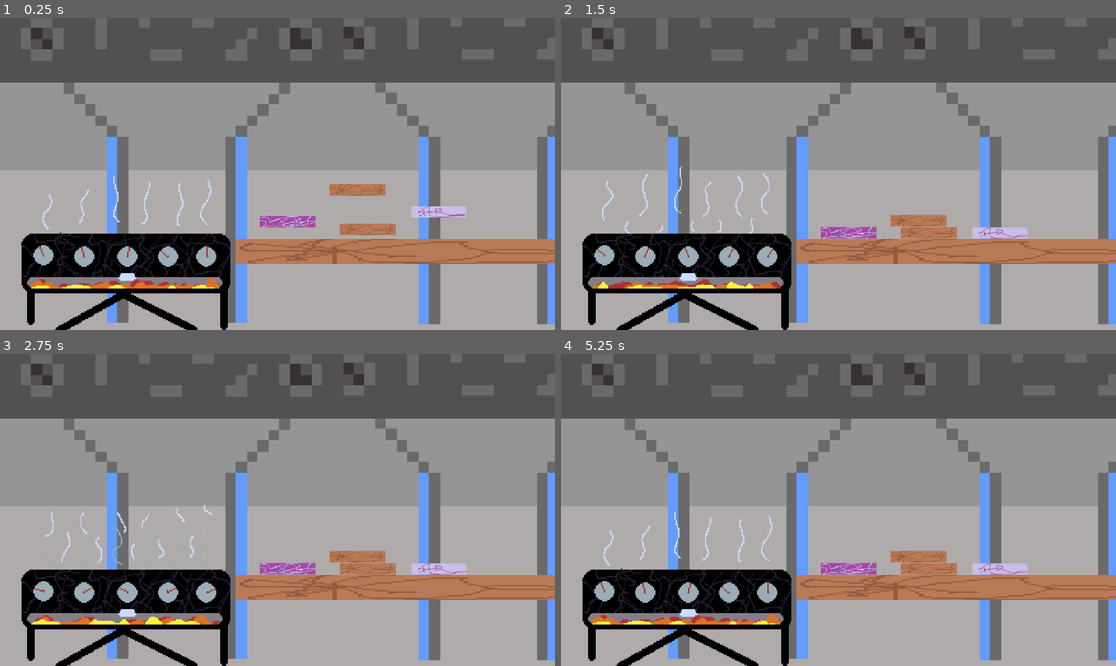
Above: before the commit, frames 1-4 (two rows, left to right).
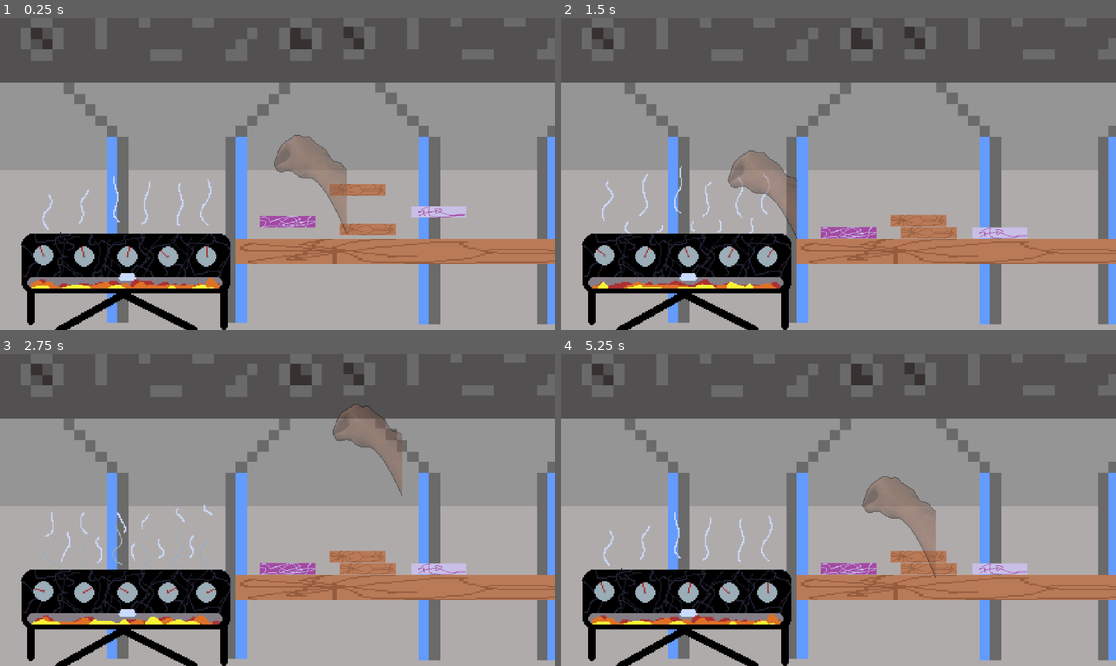
Above: after the commit, the same moments.

Repository: lganic/IEEE-GameJam-2026
Game: Godot game, scene res://scenes/grillscene.tscn
Same seed, same stepped clock (60 frames per second), same inputs: the game is played once before the commit and once after it. This scene is started directly instead of the project's main scene.
Inputs (mouse positions are in pixels of both pictures, inside the frame that each line leads up to):
- Up to frame 1 (0.25 s): no input
- Up to frame 2 (1.5 s): move the mouse to (960, 158) at 0.52 s; click (960, 158) at 0.67 s; move the mouse to (727, 189) at 1.27 s; click (727, 189) at 1.42 s
- Up to frame 3 (2.75 s): move the mouse to (333, 441) at 2.02 s; click (333, 441) at 2.17 s
- Up to frame 4 (5.25 s): move the mouse to (810, 572) at 2.77 s; click (810, 572) at 2.92 s; move the mouse to (1005, 556) at 3.52 s; click (1005, 556) at 3.67 s; move the mouse to (672, 463) at 4.27 s; click (672, 463) at 4.42 s; move the mouse to (866, 510) at 5.02 s; click (866, 510) at 5.17 s

The runs differ from the first frame. In frame 1, 1.5% of the frame differs, in the area x 49-63%, y 37-70%; in frame 2, 1.3%; in frame 3, 1.3%; in frame 4, 1.7%, in the area x 54-68%, y 39-72%.

Commit message:
added rotoscope hand

Diff:
--- /dev/null
+++ b/scenes/HandCursor.tscn
@@ -0,0 +1,668 @@
+[gd_scene format=3 uid="uid://bh0pugqh2rrqt"]
+
+[ext_resource type="Script" uid="uid://cr8djpckoq2ka" path="res://scripts/hand_cursor.gd" id="1_snb2a"]
+[ext_resource type="Texture2D" uid="uid://cxq4gkhk6elmy" path="res://assets/grab_sprite_sheet.png" id="2_tk6h7"]
+[ext_resource type="Texture2D" uid="uid://bskb3n1jhuneh" path="res://assets/spatch_idle (1).png" id="3_tk6h7"]
+[ext_resource type="Texture2D" uid="uid://dno08ulq6l2ni" path="res://assets/spatch_going (1).png" id="4_fi3rh"]
+
+[sub_resource type="AtlasTexture" id="AtlasTexture_ske1j"]
+atlas = ExtResource("2_tk6h7")
+region = Rect2(3300, 0, 150, 266)
+
+[sub_resource type="AtlasTexture" id="AtlasTexture_0d2g8"]
+atlas = ExtResource("2_tk6h7")
+region = Rect2(3450, 0, 150, 266)
+
+[sub_resource type="AtlasTexture" id="AtlasTexture_y5bny"]
+atlas = ExtResource("2_tk6h7")
+region = Rect2(3600, 0, 150, 266)
+
+[sub_resource type="AtlasTexture" id="AtlasTexture_ewykw"]
+atlas = ExtResource("2_tk6h7")
+region = Rect2(3750, 0, 150, 266)
+
+[sub_resource type="AtlasTexture" id="AtlasTexture_1ytdq"]
+atlas = ExtResource("2_tk6h7")
+region = Rect2(3900, 0, 150, 266)
+
+[sub_resource type="AtlasTexture" id="AtlasTexture_28707"]
+atlas = ExtResource("2_tk6h7")
+region = Rect2(4050, 0, 150, 266)
+
+[sub_resource type="AtlasTexture" id="AtlasTexture_gpnov"]
+atlas = ExtResource("2_tk6h7")
+region = Rect2(4200, 0, 150, 266)
+
+[sub_resource type="AtlasTexture" id="AtlasTexture_1cavh"]
+atlas = ExtResource("2_tk6h7")
+region = Rect2(4350, 0, 150, 266)
+
+[sub_resource type="AtlasTexture" id="AtlasTexture_tf7v0"]
+atlas = ExtResource("2_tk6h7")
+region = Rect2(4500, 0, 150, 266)
+
+[sub_resource type="AtlasTexture" id="AtlasTexture_j1af6"]
+atlas = ExtResource("2_tk6h7")
+region = Rect2(4650, 0, 150, 266)
+
+[sub_resource type="AtlasTexture" id="AtlasTexture_0fpeu"]
+atlas = ExtResource("2_tk6h7")
+region = Rect2(4800, 0, 150, 266)
+
+[sub_resource type="AtlasTexture" id="AtlasTexture_n01he"]
+atlas = ExtResource("2_tk6h7")
+region = Rect2(4950, 0, 150, 266)
+
+[sub_resource type="AtlasTexture" id="AtlasTexture_7y3rh"]
+atlas = ExtResource("2_tk6h7")
+region = Rect2(5100, 0, 150, 266)
+
+[sub_resource type="AtlasTexture" id="AtlasTexture_vqiom"]
+atlas = ExtResource("2_tk6h7")
+region = Rect2(5250, 0, 150, 266)
+
+[sub_resource type="AtlasTexture" id="AtlasTexture_fhjfx"]
+atlas = ExtResource("2_tk6h7")
+region = Rect2(5400, 0, 150, 266)
+
+[sub_resource type="AtlasTexture" id="AtlasTexture_7r38r"]
+atlas = ExtResource("2_tk6h7")
+region = Rect2(5550, 0, 150, 266)
+
+[sub_resource type="AtlasTexture" id="AtlasTexture_vb4ht"]
+atlas = ExtResource("2_tk6h7")
+region = Rect2(5700, 0, 150, 266)
+
+[sub_resource type="AtlasTexture" id="AtlasTexture_d2kia"]
+atlas = ExtResource("2_tk6h7")
+region = Rect2(5850, 0, 150, 266)
+
+[sub_resource type="AtlasTexture" id="AtlasTexture_5iuuh"]
+atlas = ExtResource("2_tk6h7")
+region = Rect2(6000, 0, 150, 266)
+
+[sub_resource type="AtlasTexture" id="AtlasTexture_jvyqs"]
+atlas = ExtResource("2_tk6h7")
+region = Rect2(6150, 0, 150, 266)
+
+[sub_resource type="AtlasTexture" id="AtlasTexture_lp5g2"]
+atlas = ExtResource("2_tk6h7")
+region = Rect2(6300, 0, 150, 266)
+
+[sub_resource type="AtlasTexture" id="AtlasTexture_fi3rh"]
+atlas = ExtResource("3_tk6h7")
+region = Rect2(0, 0, 120, 213)
+
+[sub_resource type="AtlasTexture" id="AtlasTexture_1ygqb"]
+atlas = ExtResource("3_tk6h7")
+region = Rect2(120, 0, 120, 213)
+
+[sub_resource type="AtlasTexture" id="AtlasTexture_1q36c"]
+atlas = ExtResource("3_tk6h7")
+region = Rect2(240, 0, 120, 213)
+
+[sub_resource type="AtlasTexture" id="AtlasTexture_7b1f7"]
+atlas = ExtResource("3_tk6h7")
+region = Rect2(360, 0, 120, 213)
+
+[sub_resource type="AtlasTexture" id="AtlasTexture_g5wi1"]
+atlas = ExtResource("3_tk6h7")
+region = Rect2(480, 0, 120, 213)
+
+[sub_resource type="AtlasTexture" id="AtlasTexture_0ipyc"]
+atlas = ExtResource("3_tk6h7")
+region = Rect2(600, 0, 120, 213)
+
+[sub_resource type="AtlasTexture" id="AtlasTexture_gd2f1"]
+atlas = ExtResource("3_tk6h7")
+region = Rect2(720, 0, 120, 213)
+
+[sub_resource type="AtlasTexture" id="AtlasTexture_ut5r4"]
+atlas = ExtResource("3_tk6h7")
+region = Rect2(840, 0, 120, 213)
+
+[sub_resource type="AtlasTexture" id="AtlasTexture_ycdra"]
+atlas = ExtResource("3_tk6h7")
+region = Rect2(960, 0, 120, 213)
+
+[sub_resource type="AtlasTexture" id="AtlasTexture_uworu"]
+atlas = ExtResource("3_tk6h7")
+region = Rect2(1080, 0, 120, 213)
+
+[sub_resource type="AtlasTexture" id="AtlasTexture_ut4js"]
+atlas = ExtResource("3_tk6h7")
+region = Rect2(1200, 0, 120, 213)
+
+[sub_resource type="AtlasTexture" id="AtlasTexture_nbbbj"]
+atlas = ExtResource("3_tk6h7")
+region = Rect2(1320, 0, 120, 213)
+
+[sub_resource type="AtlasTexture" id="AtlasTexture_mtixp"]
+atlas = ExtResource("3_tk6h7")
+region = Rect2(1440, 0, 120, 213)
+
+[sub_resource type="AtlasTexture" id="AtlasTexture_tk3lo"]
+atlas = ExtResource("3_tk6h7")
+region = Rect2(1560, 0, 120, 213)
+
+[sub_resource type="AtlasTexture" id="AtlasTexture_kd05n"]
+atlas = ExtResource("3_tk6h7")
+region = Rect2(1680, 0, 120, 213)
+
+[sub_resource type="AtlasTexture" id="AtlasTexture_2vs4i"]
+atlas = ExtResource("3_tk6h7")
+region = Rect2(1800, 0, 120, 213)
+
+[sub_resource type="AtlasTexture" id="AtlasTexture_7ee2x"]
+atlas = ExtResource("3_tk6h7")
+region = Rect2(1920, 0, 120, 213)
+
+[sub_resource type="AtlasTexture" id="AtlasTexture_jfg1s"]
+atlas = ExtResource("3_tk6h7")
+region = Rect2(2040, 0, 120, 213)
+
+[sub_resource type="AtlasTexture" id="AtlasTexture_6233x"]
+atlas = ExtResource("3_tk6h7")
+region = Rect2(2160, 0, 120, 213)
+
+[sub_resource type="AtlasTexture" id="AtlasTexture_k0lki"]
+atlas = ExtResource("4_fi3rh")
+region = Rect2(4440, 0, 120, 213)
+
+[sub_resource type="AtlasTexture" id="AtlasTexture_lorcv"]
+atlas = ExtResource("4_fi3rh")
+region = Rect2(4560, 0, 120, 213)
+
+[sub_resource type="AtlasTexture" id="AtlasTexture_tbw2o"]
+atlas = ExtResource("4_fi3rh")
+region = Rect2(4680, 0, 120, 213)
+
+[sub_resource type="AtlasTexture" id="AtlasTexture_mqt71"]
+atlas = ExtResource("4_fi3rh")
+region = Rect2(4800, 0, 120, 213)
+
+[sub_resource type="AtlasTexture" id="AtlasTexture_ye82y"]
+atlas = ExtResource("4_fi3rh")
+region = Rect2(4920, 0, 120, 213)
+
+[sub_resource type="AtlasTexture" id="AtlasTexture_tkohg"]
+atlas = ExtResource("4_fi3rh")
+region = Rect2(5040, 0, 120, 213)
+
+[sub_resource type="AtlasTexture" id="AtlasTexture_rcp3p"]
+atlas = ExtResource("4_fi3rh")
+region = Rect2(5160, 0, 120, 213)
+
+[sub_resource type="AtlasTexture" id="AtlasTexture_w6t5h"]
+atlas = ExtResource("4_fi3rh")
+region = Rect2(5280, 0, 120, 213)
+
+[sub_resource type="AtlasTexture" id="AtlasTexture_g1ucq"]
+atlas = ExtResource("4_fi3rh")
+region = Rect2(5400, 0, 120, 213)
+
+[sub_resource type="AtlasTexture" id="AtlasTexture_d65fq"]
+atlas = ExtResource("4_fi3rh")
+region = Rect2(5520, 0, 120, 213)
+
+[sub_resource type="AtlasTexture" id="AtlasTexture_avp2e"]
+atlas = ExtResource("4_fi3rh")
+region = Rect2(5640, 0, 120, 213)
+
+[sub_resource type="AtlasTexture" id="AtlasTexture_mxovw"]
+atlas = ExtResource("4_fi3rh")
+region = Rect2(5760, 0, 120, 213)
+
+[sub_resource type="AtlasTexture" id="AtlasTexture_y0lk3"]
+atlas = ExtResource("4_fi3rh")
+region = Rect2(5880, 0, 120, 213)
+
+[sub_resource type="AtlasTexture" id="AtlasTexture_juaye"]
+atlas = ExtResource("4_fi3rh")
+region = Rect2(6000, 0, 120, 213)
+
+[sub_resource type="AtlasTexture" id="AtlasTexture_ln4ik"]
+atlas = ExtResource("4_fi3rh")
+region = Rect2(6120, 0, 120, 213)
+
+[sub_resource type="AtlasTexture" id="AtlasTexture_cs783"]
+atlas = ExtResource("4_fi3rh")
+region = Rect2(6240, 0, 120, 213)
+
+[sub_resource type="AtlasTexture" id="AtlasTexture_dm371"]
+atlas = ExtResource("4_fi3rh")
+region = Rect2(6360, 0, 120, 213)
+
+[sub_resource type="AtlasTexture" id="AtlasTexture_rm5ks"]
+atlas = ExtResource("4_fi3rh")
+region = Rect2(6480, 0, 120, 213)
+
+[sub_resource type="AtlasTexture" id="AtlasTexture_vxuya"]
+atlas = ExtResource("4_fi3rh")
+region = Rect2(6600, 0, 120, 213)
+
+[sub_resource type="AtlasTexture" id="AtlasTexture_0cjad"]
+atlas = ExtResource("4_fi3rh")
+region = Rect2(6720, 0, 120, 213)
+
+[sub_resource type="AtlasTexture" id="AtlasTexture_5erqa"]
+atlas = ExtResource("4_fi3rh")
+region = Rect2(6840, 0, 120, 213)
+
+[sub_resource type="AtlasTexture" id="AtlasTexture_22j1q"]
+atlas = ExtResource("4_fi3rh")
+region = Rect2(6960, 0, 120, 213)
+
+[sub_resource type="AtlasTexture" id="AtlasTexture_jhwkt"]
+atlas = ExtResource("4_fi3rh")
+region = Rect2(7080, 0, 120, 213)
+
+[sub_resource type="AtlasTexture" id="AtlasTexture_n3w7v"]
+atlas = ExtResource("4_fi3rh")
+region = Rect2(7200, 0, 120, 213)
+
+[sub_resource type="AtlasTexture" id="AtlasTexture_qv0o0"]
+atlas = ExtResource("4_fi3rh")
+region = Rect2(7320, 0, 120, 213)
+
+[sub_resource type="AtlasTexture" id="AtlasTexture_4d664"]
+atlas = ExtResource("4_fi3rh")
+region = Rect2(7440, 0, 120, 213)
+
+[sub_resource type="AtlasTexture" id="AtlasTexture_r1p42"]
+atlas = ExtResource("4_fi3rh")
+region = Rect2(7560, 0, 120, 213)
+
+[sub_resource type="AtlasTexture" id="AtlasTexture_rrm80"]
+atlas = ExtResource("4_fi3rh")
+region = Rect2(7680, 0, 120, 213)
+
+[sub_resource type="AtlasTexture" id="AtlasTexture_xefps"]
+atlas = ExtResource("4_fi3rh")
+region = Rect2(7800, 0, 120, 213)
+
+[sub_resource type="AtlasTexture" id="AtlasTexture_7i4o3"]
+atlas = ExtResource("4_fi3rh")
+region = Rect2(7920, 0, 120, 213)
+
+[sub_resource type="AtlasTexture" id="AtlasTexture_7wwlo"]
+atlas = ExtResource("4_fi3rh")
+region = Rect2(8040, 0, 120, 213)
+
+[sub_resource type="AtlasTexture" id="AtlasTexture_onwy3"]
+atlas = ExtResource("4_fi3rh")
+region = Rect2(8160, 0, 120, 213)
+
+[sub_resource type="AtlasTexture" id="AtlasTexture_c7ju2"]
+atlas = ExtResource("4_fi3rh")
+region = Rect2(8280, 0, 120, 213)
+
+[sub_resource type="AtlasTexture" id="AtlasTexture_aq6ly"]
+atlas = ExtResource("4_fi3rh")
+region = Rect2(8400, 0, 120, 213)
+
+[sub_resource type="AtlasTexture" id="AtlasTexture_23v54"]
+atlas = ExtResource("4_fi3rh")
+region = Rect2(8520, 0, 120, 213)
+
+[sub_resource type="AtlasTexture" id="AtlasTexture_yrmu0"]
+atlas = ExtResource("4_fi3rh")
+region = Rect2(8640, 0, 120, 213)
+
+[sub_resource type="AtlasTexture" id="AtlasTexture_1cw0v"]
+atlas = ExtResource("4_fi3rh")
+region = Rect2(8760, 0, 120, 213)
+
+[sub_resource type="AtlasTexture" id="AtlasTexture_vannd"]
+atlas = ExtResource("4_fi3rh")
+region = Rect2(8880, 0, 120, 213)
+
+[sub_resource type="AtlasTexture" id="AtlasTexture_4qek3"]
+atlas = ExtResource("4_fi3rh")
+region = Rect2(9000, 0, 120, 213)
+
+[sub_resource type="AtlasTexture" id="AtlasTexture_erwai"]
+atlas = ExtResource("4_fi3rh")
+region = Rect2(9120, 0, 120, 213)
+
+[sub_resource type="AtlasTexture" id="AtlasTexture_je7ac"]
+atlas = ExtResource("4_fi3rh")
+region = Rect2(9240, 0, 120, 213)
+
+[sub_resource type="AtlasTexture" id="AtlasTexture_6g8fg"]
+atlas = ExtResource("4_fi3rh")
+region = Rect2(9360, 0, 120, 213)
+
+[sub_resource type="AtlasTexture" id="AtlasTexture_d54d8"]
+atlas = ExtResource("4_fi3rh")
+region = Rect2(9480, 0, 120, 213)
+
+[sub_resource type="AtlasTexture" id="AtlasTexture_kifhr"]
+atlas = ExtResource("4_fi3rh")
+region = Rect2(9600, 0, 120, 213)
+
+[sub_resource type="AtlasTexture" id="AtlasTexture_rsbhn"]
+atlas = ExtResource("4_fi3rh")
+region = Rect2(9720, 0, 120, 213)
+
+[sub_resource type="AtlasTexture" id="AtlasTexture_wahmb"]
+atlas = ExtResource("4_fi3rh")
+region = Rect2(9840, 0, 120, 213)
+
+[sub_resource type="AtlasTexture" id="AtlasTexture_cf8ne"]
+atlas = ExtResource("4_fi3rh")
+region = Rect2(9960, 0, 120, 213)
+
+[sub_resource type="AtlasTexture" id="AtlasTexture_n7a02"]
+atlas = ExtResource("4_fi3rh")
+region = Rect2(10080, 0, 120, 213)
+
+[sub_resource type="AtlasTexture" id="AtlasTexture_cm4dw"]
+atlas = ExtResource("4_fi3rh")
+region = Rect2(10200, 0, 120, 213)
+
+[sub_resource type="SpriteFrames" id="SpriteFrames_0ipyc"]
+animations = [{
+"frames": [{
+"duration": 1.0,
+"texture": SubResource("AtlasTexture_ske1j")
+}, {
+"duration": 1.0,
+"texture": SubResource("AtlasTexture_0d2g8")
+}, {
+"duration": 1.0,
+"texture": SubResource("AtlasTexture_y5bny")
+}, {
+"duration": 1.0,
+"texture": SubResource("AtlasTexture_ewykw")
+}, {
+"duration": 1.0,
+"texture": SubResource("AtlasTexture_1ytdq")
+}, {
+"duration": 1.0,
+"texture": SubResource("AtlasTexture_28707")
+}, {
+"duration": 1.0,
+"texture": SubResource("AtlasTexture_gpnov")
+}, {
+"duration": 1.0,
+"texture": SubResource("AtlasTexture_1cavh")
+}, {
+"duration": 1.0,
+"texture": SubResource("AtlasTexture_tf7v0")
+}, {
+"duration": 1.0,
+"texture": SubResource("AtlasTexture_j1af6")
+}, {
+"duration": 1.0,
+"texture": SubResource("AtlasTexture_0fpeu")
+}, {
+"duration": 1.0,
+"texture": SubResource("AtlasTexture_n01he")
+}, {
+"duration": 1.0,
+"texture": SubResource("AtlasTexture_7y3rh")
+}, {
+"duration": 1.0,
+"texture": SubResource("AtlasTexture_vqiom")
+}, {
+"duration": 1.0,
+"texture": SubResource("AtlasTexture_fhjfx")
+}, {
+"duration": 1.0,
+"texture": SubResource("AtlasTexture_7r38r")
+}, {
+"duration": 1.0,
+"texture": SubResource("AtlasTexture_vb4ht")
+}, {
+"duration": 1.0,
+"texture": SubResource("AtlasTexture_d2kia")
+}, {
+"duration": 1.0,
+"texture": SubResource("AtlasTexture_5iuuh")
+}, {
+"duration": 1.0,
+"texture": SubResource("AtlasTexture_jvyqs")
+}, {
+"duration": 1.0,
+"texture": SubResource("AtlasTexture_lp5g2")
+}],
+"loop": true,
+"name": &"idle",
+"speed": 5.0
+}, {
+"frames": [{
+"duration": 1.0,
+"texture": SubResource("AtlasTexture_fi3rh")
+}, {
+"duration": 1.0,
+"texture": SubResource("AtlasTexture_1ygqb")
+}, {
+"duration": 1.0,
+"texture": SubResource("AtlasTexture_1q36c")
+}, {
+"duration": 1.0,
+"texture": SubResource("AtlasTexture_7b1f7")
+}, {
+"duration": 1.0,
+"texture": SubResource("AtlasTexture_g5wi1")
+}, {
+"duration": 1.0,
+"texture": SubResource("AtlasTexture_0ipyc")
+}, {
+"duration": 1.0,
+"texture": SubResource("AtlasTexture_gd2f1")
+}, {
+"duration": 1.0,
+"texture": SubResource("AtlasTexture_ut5r4")
+}, {
+"duration": 1.0,
+"texture": SubResource("AtlasTexture_ycdra")
+}, {
+"duration": 1.0,
+"texture": SubResource("AtlasTexture_uworu")
+}, {
+"duration": 1.0,
+"texture": SubResource("AtlasTexture_ut4js")
+}, {
+"duration": 1.0,
+"texture": SubResource("AtlasTexture_nbbbj")
+}, {
+"duration": 1.0,
+"texture": SubResource("AtlasTexture_mtixp")
+}, {
+"duration": 1.0,
+"texture": SubResource("AtlasTexture_tk3lo")
+}, {
+"duration": 1.0,
+"texture": SubResource("AtlasTexture_kd05n")
+}, {
+"duration": 1.0,
+"texture": SubResource("AtlasTexture_2vs4i")
+}, {
+"duration": 1.0,
+"texture": SubResource("AtlasTexture_7ee2x")
+}, {
+"duration": 1.0,
+"texture": SubResource("AtlasTexture_jfg1s")
+}, {
+"duration": 1.0,
+"texture": SubResource("AtlasTexture_6233x")
+}],
+"loop": true,
+"name": &"zone_idle",
+"speed": 5.0
+}, {
+"frames": [{
+"duration": 1.0,
+"texture": SubResource("AtlasTexture_k0lki")
+}, {
+"duration": 1.0,
+"texture": SubResource("AtlasTexture_lorcv")
+}, {
+"duration": 1.0,
+"texture": SubResource("AtlasTexture_tbw2o")
+}, {
+"duration": 1.0,
+"texture": SubResource("AtlasTexture_mqt71")
+}, {
+"duration": 1.0,
+"texture": SubResource("AtlasTexture_ye82y")
+}, {
+"duration": 1.0,
+"texture": SubResource("AtlasTexture_tkohg")
+}, {
+"duration": 1.0,
+"texture": SubResource("AtlasTexture_rcp3p")
+}, {
+"duration": 1.0,
+"texture": SubResource("AtlasTexture_w6t5h")
+}, {
+"duration": 1.0,
+"texture": SubResource("AtlasTexture_g1ucq")
+}, {
+"duration": 1.0,
+"texture": SubResource("AtlasTexture_d65fq")
+}, {
+"duration": 1.0,
+"texture": SubResource("AtlasTexture_avp2e")
+}, {
+"duration": 1.0,
+"texture": SubResource("AtlasTexture_mxovw")
+}, {
+"duration": 1.0,
+"texture": SubResource("AtlasTexture_y0lk3")
+}, {
+"duration": 1.0,
+"texture": SubResource("AtlasTexture_juaye")
+}, {
+"duration": 1.0,
+"texture": SubResource("AtlasTexture_ln4ik")
+}, {
+"duration": 1.0,
+"texture": SubResource("AtlasTexture_cs783")
+}, {
+"duration": 1.0,
+"texture": SubResource("AtlasTexture_dm371")
+}, {
+"duration": 1.0,
+"texture": SubResource("AtlasTexture_rm5ks")
+}, {
+"duration": 1.0,
+"texture": SubResource("AtlasTexture_vxuya")
+}, {
+"duration": 1.0,
+"texture": SubResource("AtlasTexture_0cjad")
+}, {
+"duration": 1.0,
+"texture": SubResource("AtlasTexture_5erqa")
+}, {
+"duration": 1.0,
+"texture": SubResource("AtlasTexture_22j1q")
+}, {
+"duration": 1.0,
+"texture": SubResource("AtlasTexture_jhwkt")
+}, {
+"duration": 1.0,
+"texture": SubResource("AtlasTexture_n3w7v")
+}, {
+"duration": 1.0,
+"texture": SubResource("AtlasTexture_qv0o0")
+}, {
+"duration": 1.0,
+"texture": SubResource("AtlasTexture_4d664")
+}, {
+"duration": 1.0,
+"texture": SubResource("AtlasTexture_r1p42")
+}, {
+"duration": 1.0,
+"texture": SubResource("AtlasTexture_rrm80")
+}, {
+"duration": 1.0,
+"texture": SubResource("AtlasTexture_xefps")
+}, {
+"duration": 1.0,
+"texture": SubResource("AtlasTexture_7i4o3")
+}, {
+"duration": 1.0,
+"texture": SubResource("AtlasTexture_7wwlo")
+}, {
+"duration": 1.0,
+"texture": SubResource("AtlasTexture_onwy3")
+}, {
+"duration": 1.0,
+"texture": SubResource("AtlasTexture_c7ju2")
+}, {
+"duration": 1.0,
+"texture": SubResource("AtlasTexture_aq6ly")
+}, {
+"duration": 1.0,
+"texture": SubResource("AtlasTexture_23v54")
+}, {
+"duration": 1.0,
+"texture": SubResource("AtlasTexture_yrmu0")
+}, {
+"duration": 1.0,
+"texture": SubResource("AtlasTexture_1cw0v")
+}, {
+"duration": 1.0,
+"texture": SubResource("AtlasTexture_vannd")
+}, {
+"duration": 1.0,
+"texture": SubResource("AtlasTexture_4qek3")
+}, {
+"duration": 1.0,
+"texture": SubResource("AtlasTexture_erwai")
+}, {
+"duration": 1.0,
+"texture": SubResource("AtlasTexture_je7ac")
+}, {
+"duration": 1.0,
+"texture": SubResource("AtlasTexture_6g8fg")
+}, {
+"duration": 1.0,
+"texture": SubResource("AtlasTexture_d54d8")
+}, {
+"duration": 1.0,
+"texture": SubResource("AtlasTexture_kifhr")
+}, {
+"duration": 1.0,
+"texture": SubResource("AtlasTexture_rsbhn")
+}, {
+"duration": 1.0,
+"texture": SubResource("AtlasTexture_wahmb")
+}, {
+"duration": 1.0,
+"texture": SubResource("AtlasTexture_cf8ne")
+}, {
+"duration": 1.0,
+"texture": SubResource("AtlasTexture_n7a02")
+}, {
+"duration": 1.0,
+"texture": SubResource("AtlasTexture_cm4dw")
+}],
+"loop": true,
+"name": &"zone_press",
+"speed": 5.0
+}]
+
+[sub_resource type="CircleShape2D" id="CircleShape2D_fi3rh"]
+
+[node name="HandCursor" type="CanvasLayer" unique_id=668411722]
+script = ExtResource("1_snb2a")
+
+[node name="AnimatedSprite2D" type="AnimatedSprite2D" parent="." unique_id=2081693755]
+modulate = Color(1, 1, 1, 0.46666667)
+position = Vector2(0, -1)
+scale = Vector2(1.775, 1.731)
+sprite_frames = SubResource("SpriteFrames_0ipyc")
+animation = &"idle"
+autoplay = "idle"
+frame_progress = 0.5084828
+
+[node name="ZoneProbe" type="Area2D" parent="." unique_id=1351042178]
+collision_layer = 0
+collision_mask = 16
+
+[node name="CollisionShape2D" type="CollisionShape2D" parent="ZoneProbe" unique_id=557974280]
+shape = SubResource("CircleShape2D_fi3rh")
--- a/scenes/grill.tscn
+++ b/scenes/grill.tscn
@@ -2,6 +2,9 @@
 
 [ext_resource type="Script" uid="uid://fq4xyr5fxigs" path="res://scenes/grill.gd" id="1_b7lk3"]
 [ext_resource type="AudioStream" uid="uid://b5jte2vxbsjmx" path="res://audio/sizzle.wav" id="2_70781"]
+
+[sub_resource type="RectangleShape2D" id="RectangleShape2D_70781"]
+size = Vector2(166, 40)
 
 [sub_resource type="RectangleShape2D" id="RectangleShape2D_fyaf1"]
 size = Vector2(164, 76)
@@ -11,6 +14,15 @@
 
 [node name="Grill" type="Node2D" unique_id=1476349688]
 script = ExtResource("1_b7lk3")
+
+[node name="hand-collider-area" type="Area2D" parent="." unique_id=1507895404]
+collision_layer = 16
+collision_mask = 0
+
+[node name="CollisionShape2D" type="CollisionShape2D" parent="hand-collider-area" unique_id=1913545098]
+position = Vector2(-155, 43)
+shape = SubResource("RectangleShape2D_70781")
+debug_color = Color(0.27351713, 0.6198599, 0.36862263, 0.41960785)
 
 [node name="StaticBody2D" type="StaticBody2D" parent="." unique_id=2108496270]
 position = Vector2(-154, 64)
--- a/scenes/grillscene.tscn
+++ b/scenes/grillscene.tscn
@@ -10,6 +10,7 @@
 [ext_resource type="PackedScene" uid="uid://b7qcc61up2mui" path="res://scenes/FoodItems/patty.tscn" id="5_sunuu"]
 [ext_resource type="PackedScene" uid="uid://cf2m1wo0037y8" path="res://scenes/FoodItems/uncooked.tscn" id="6_8npoe"]
 [ext_resource type="Texture2D" uid="uid://ci0f4yi3scu8w" path="res://scenes/FoodItems/bun.png" id="8_y55k7"]
+[ext_resource type="PackedScene" uid="uid://bh0pugqh2rrqt" path="res://scenes/HandCursor.tscn" id="11_6vbwl"]
 
 [sub_resource type="AtlasTexture" id="AtlasTexture_3wacy"]
 atlas = ExtResource("1_dhc3s")
@@ -98,3 +99,5 @@
 
 [node name="Item4" parent="." unique_id=18287005 instance=ExtResource("5_sunuu")]
 position = Vector2(-28, 13)
+
+[node name="HandCursor" parent="." unique_id=668411722 instance=ExtResource("11_6vbwl")]
--- /dev/null
+++ b/scripts/hand_cursor.gd
@@ -0,0 +1,41 @@
+extends CanvasLayer
+
+@onready var hand_sprite: AnimatedSprite2D = $AnimatedSprite2D
+@onready var zone_probe: Area2D = $ZoneProbe
+
+var local_offset := Vector2(4, 8)
+
+func _ready() -> void:
+	_update_hand_animation()
+
+func _process(_delta: float) -> void:
+	var screen_mouse_pos = get_viewport().get_mouse_position()
+	var world_mouse_pos = get_viewport().get_camera_2d().get_global_mouse_position()
+
+	# Hand sprite stays in screen/UI space
+	hand_sprite.global_position = screen_mouse_pos + local_offset
+
+	# Probe goes into world space for physics overlap
+	zone_probe.global_position = world_mouse_pos
+
+	_update_hand_animation()
+
+func _update_hand_animation() -> void:
+	var in_zone := zone_probe.has_overlapping_areas() or zone_probe.has_overlapping_bodies()
+	var pressed := Input.is_mouse_button_pressed(MOUSE_BUTTON_LEFT)
+
+	var target_anim := "idle"
+
+	if in_zone:
+		if pressed:
+			target_anim = "zone_press"
+			local_offset = Vector2(0, 0)
+		else:
+			target_anim = "zone_idle"
+			local_offset = Vector2(7, 13)
+	else:
+		target_anim = "idle"
+		local_offset = Vector2(11, 11)
+
+	if hand_sprite.animation != target_anim:
+		hand_sprite.play(target_anim)
Binary file added: assets/grab_sprite_sheet.png
Not shown, added: assets/grab_sprite_sheet.png.import
Binary file added: assets/spatch_going (1).png
Not shown, added: assets/spatch_going (1).png.import
Binary file added: assets/spatch_idle (1).png
Not shown, added: assets/spatch_idle (1).png.import
Not shown, added: scripts/hand_cursor.gd.uid
